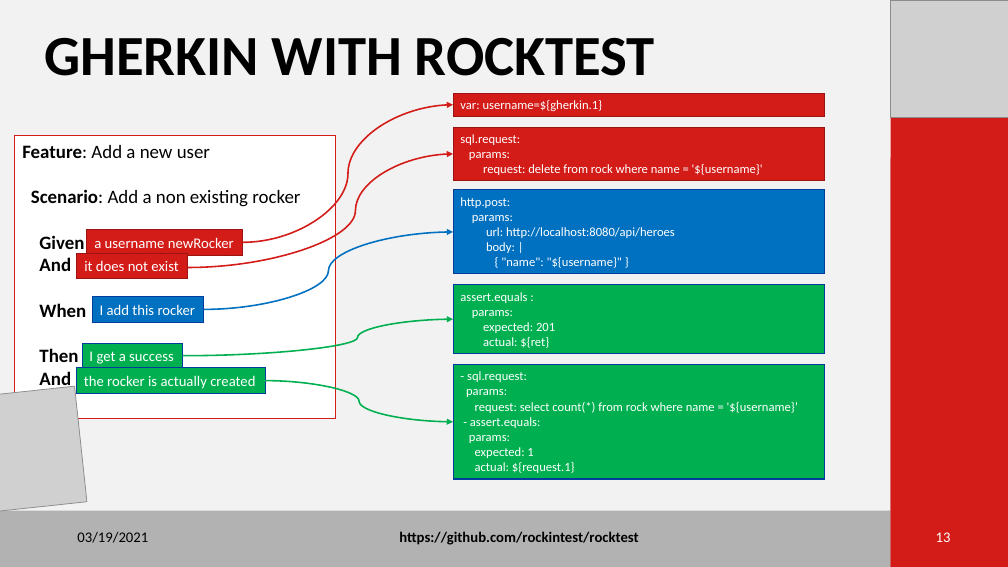
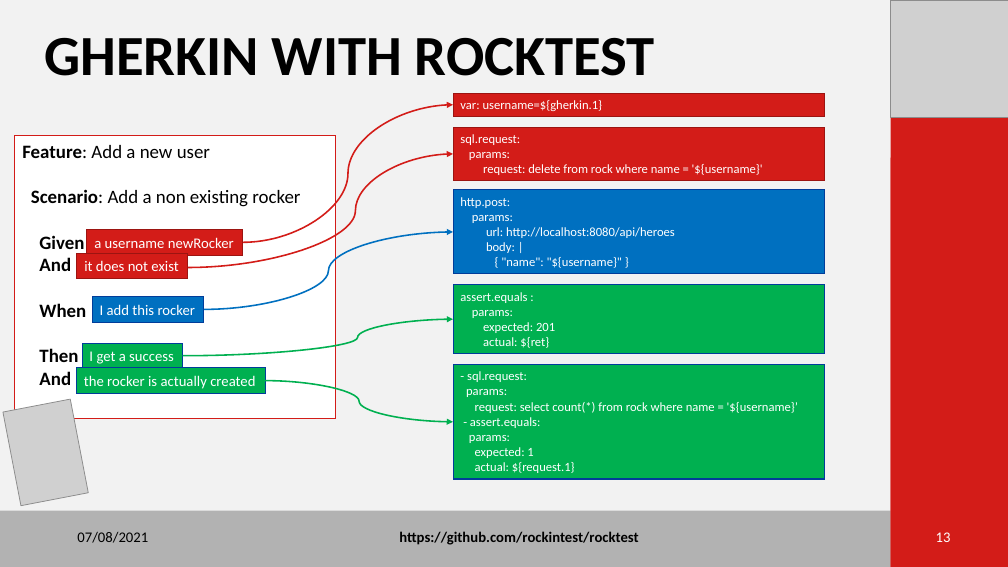
Before and after one commit to rockintest/rocktest-demo, a slide deck: slide 13 of Rock TestV3.pptx. Drawn at 1008x567 pixels with LibreOffice and Linux fonts; fonts in the diff are those of the drawing; grey boxes stand for pictures. Boxes give left, top, right and bottom in pixels: in the first picture for what was removed or moved away, otherwise in the second. Text is boxed around its words. In the diff, an @@ line names an element or a change of style, - is before the commit and + after.

```diff
--- a/Rock TestV3.pptx
+++ b/Rock TestV3.pptx
@@ picture at [3, 399, 89, 505]: rotation 353 to 349 degrees @@
@@ text at [77, 532, 148, 543]: text changed @@
-03/19/2021
+07/08/2021
```
Also in this commit, not shown: 16 other slides changed, 13 other files.
